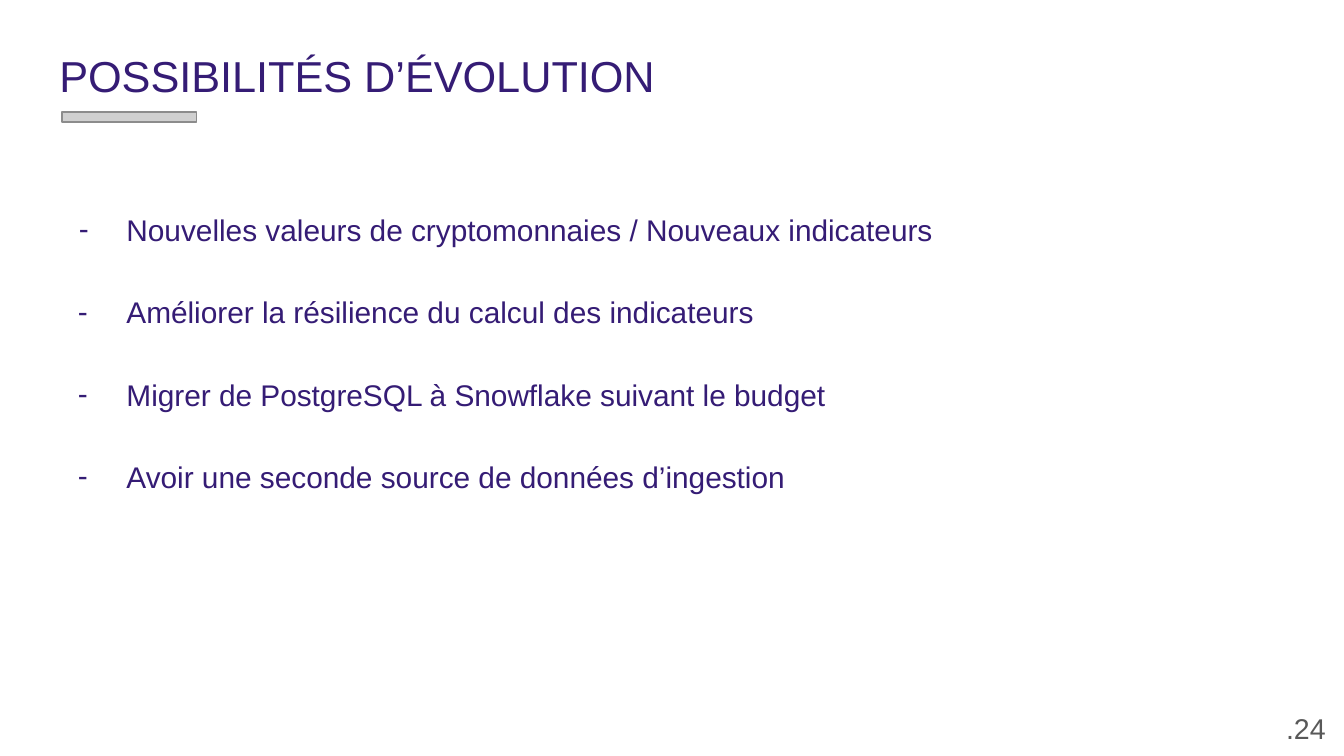
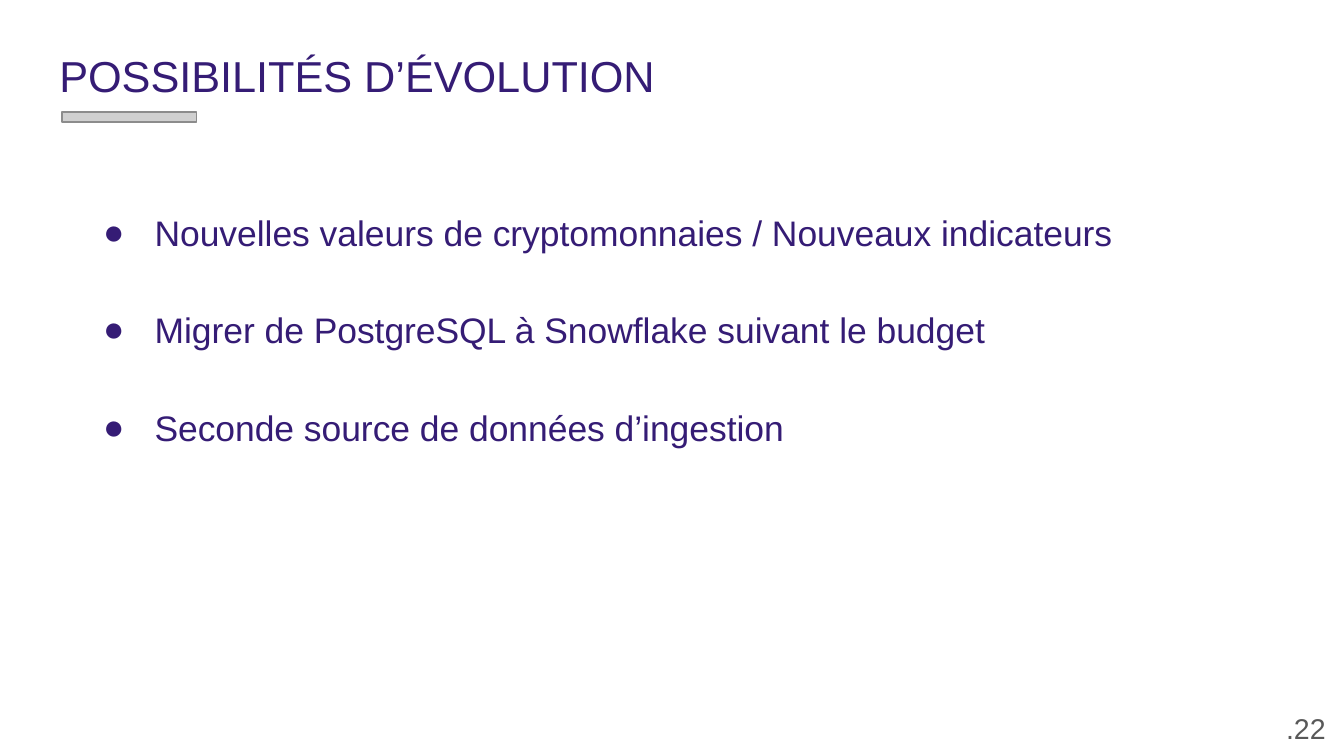
Before and after one commit to gaetancorin/btc_eth_streaming_data, a slide deck: slide 22 of _documentation/DOSSIER DE VALIDATION.pptx (slide 24 before the commit). Drawn at 1344x756 pixels with LibreOffice and Linux fonts; fonts in the diff are those of the drawing; grey boxes stand for pictures; background and template pictures are left out. Boxes give left, top, right and bottom in pixels: in the first picture for what was removed or moved away, otherwise in the second. Text is boxed around its words. In the diff, an @@ line names an element or a change of style, - is before the commit and + after.

```diff
--- a/_documentation/DOSSIER DE VALIDATION.pptx
+++ b/_documentation/DOSSIER DE VALIDATION.pptx
@@ text "Nouvelles valeurs de cryptomonnaies / ...": place and size @@
-text "Nouvelles valeurs de cryptomonnaies / ..." at [126,219,932,493]
+text "Nouvelles valeurs de cryptomonnaies / ..." at [155,220,1112,449]
@@ text at [155,220,1112,351]: size 16 to 19 pt in "Nouvelles valeurs de cryptomonnaies / Nouveaux indicateurs", "Migrer de PostgreSQL à Snowflake suivant le ..."; bullet - to ● @@
@@ text at [126,301,754,324]: paragraph removed @@
-– Améliorer la résilience du calcul des indicateurs
@@ text at [155,415,784,449]: text changed; size 16 to 19 pt @@
-– Avoir une seconde source de données d’ingestion
+● Seconde source de données d’ingestion
@@ text at [1286,719,1326,739]: text changed @@
-.24
+.22
```
Also in this commit, not shown: 15 other slides changed, 6 slides added, 8 slides removed, 24 other files.
